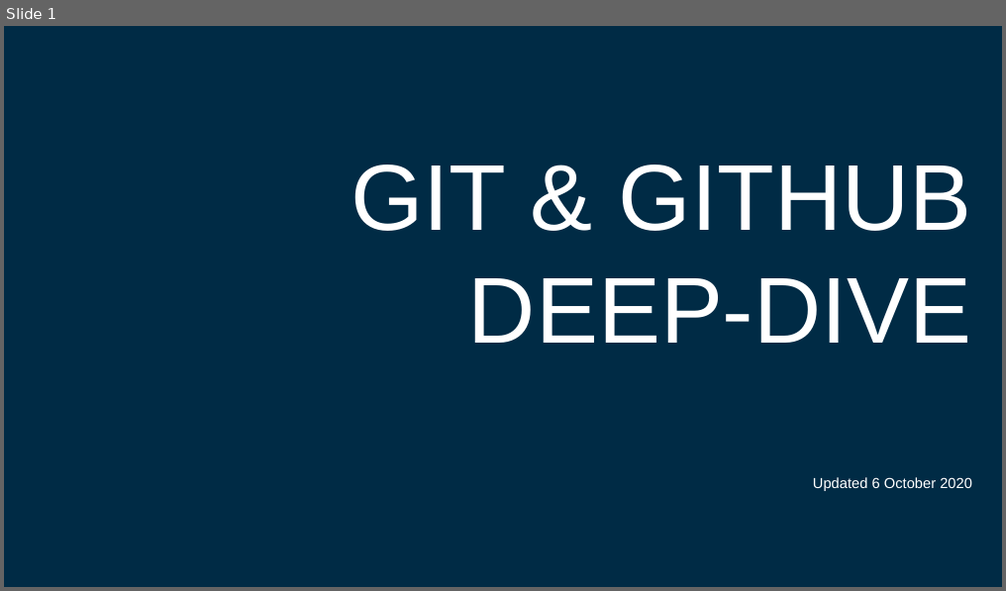
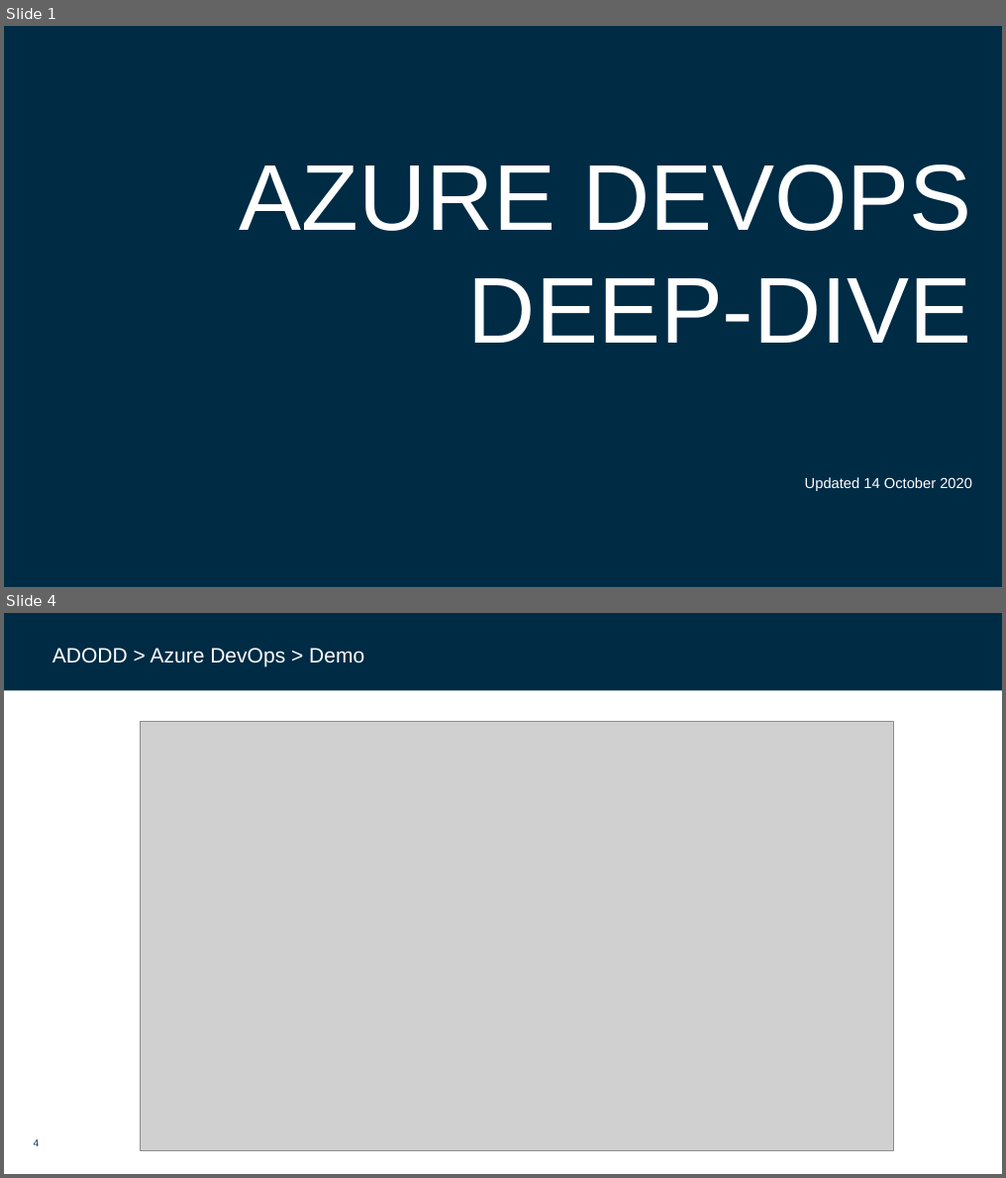
Before and after one commit to dfds/dojo, a slide deck: workshops/ado-deep-dive/ado-deep-dive.pptx. Shown one above the other, each under a label of ours: slide 1 before the commit, slides 1 and 4 after it; the slides between them are not shown. The pictures are 1006x591 and 1006x1178 pixels, drawn with LibreOffice and Linux fonts; fonts in the diff are those of the drawing; grey boxes stand for pictures; background and template pictures are left out. Boxes give left, top, right and bottom in pixels: in the first picture for what was removed or moved away, otherwise in the second. Text is boxed around its words. In the diff, an @@ line names an element or a change of style, - is before the commit and + after.

```diff
--- a/workshops/ado-deep-dive/ado-deep-dive.pptx
+++ b/workshops/ado-deep-dive/ado-deep-dive.pptx
@@ slide 4 added at (4, 613, 1002, 1174), background #FFFFFF @@
@@ rectangle added at (4, 613, 1002, 691), fill #002B45 @@
@@ rectangle added at (902, 637, 976, 661), fill #002B45 @@
@@ text added at (53, 648, 364, 667), 20 pt, text #FFFFFF @@
+ADODD > Azure DevOps > Demo
@@ picture added at (141, 722, 894, 1151) @@
@@ page number added at (34, 1140, 40, 1147), 9.5 pt, text #002B45 @@
+4
@@ slide 1 changed as well @@
@@ title at (240, 165, 972, 491): text changed @@
-GIT & GITHUB
-DEEP-DIVE
-Updated 6 October 2020
+AZURE DEVOPS
+DEEP-DIVE
+Updated 14 October 2020
```
Also in this commit, not shown: 4 other slides changed, 2 other slides added, 31 slides removed.
